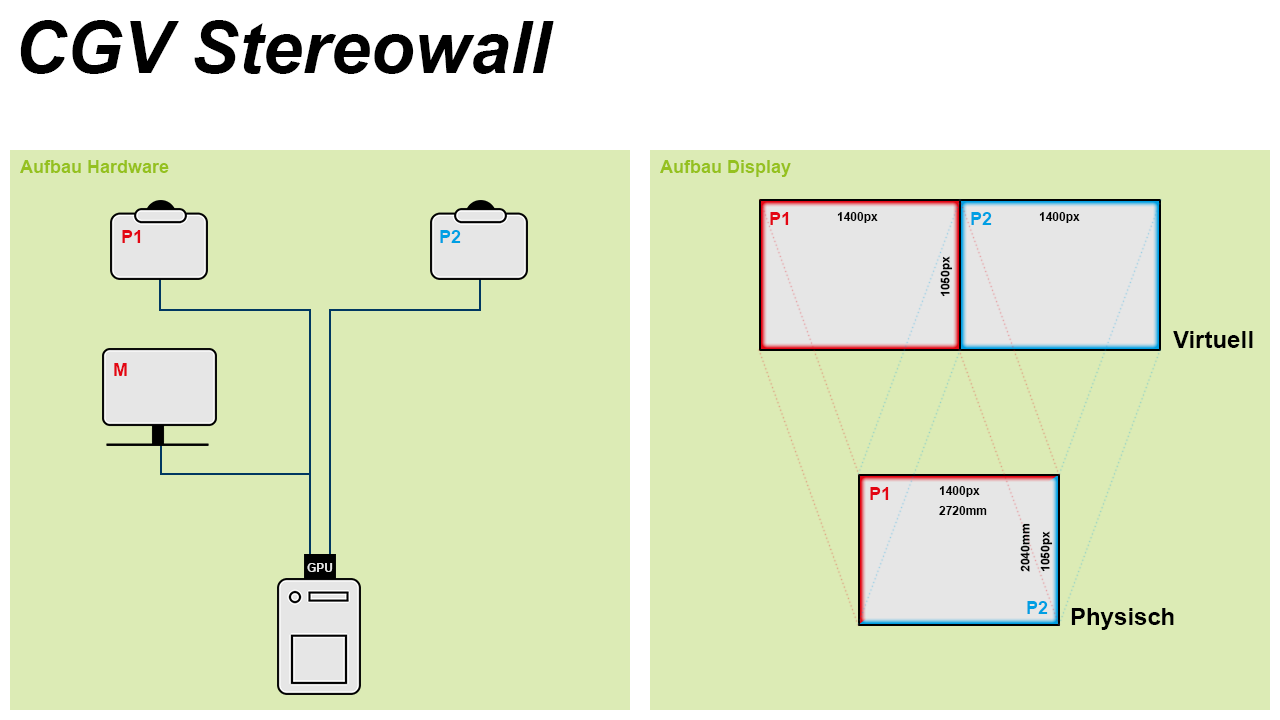
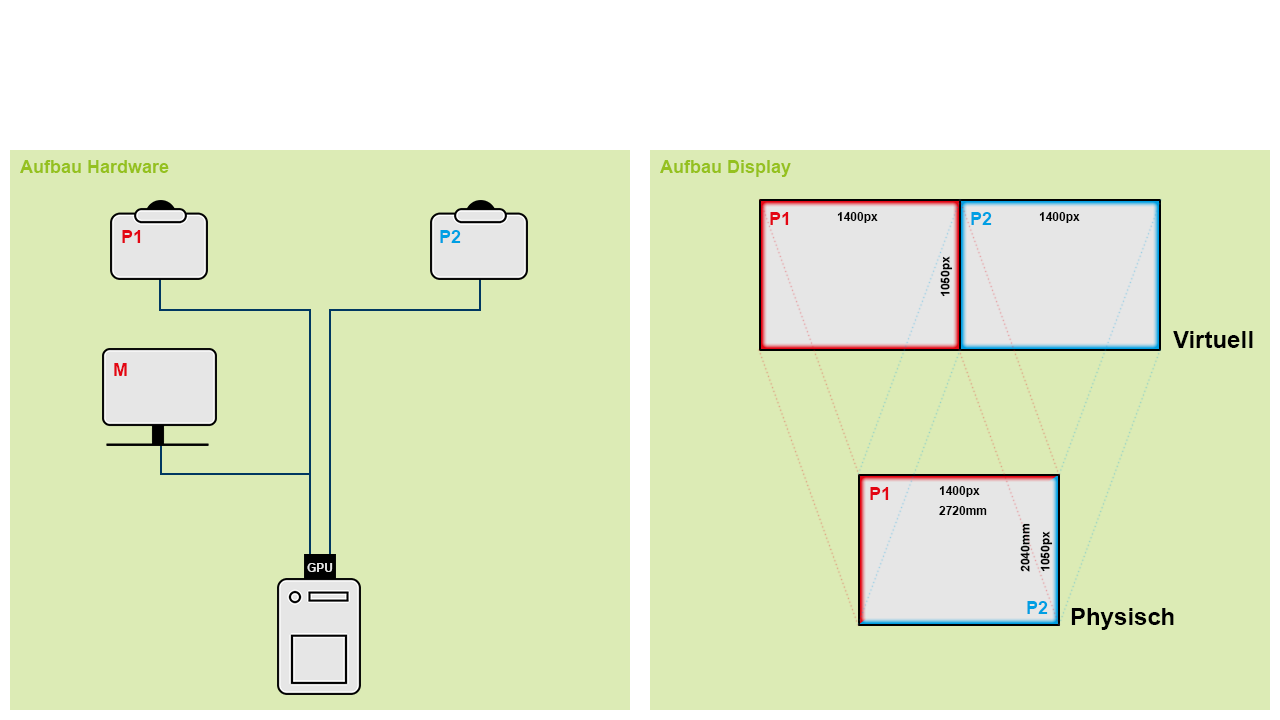
Layers edited between the first and the second 1280 x 720 image:
hid "CGV Stereowall" over [20, 20, 554, 74]
